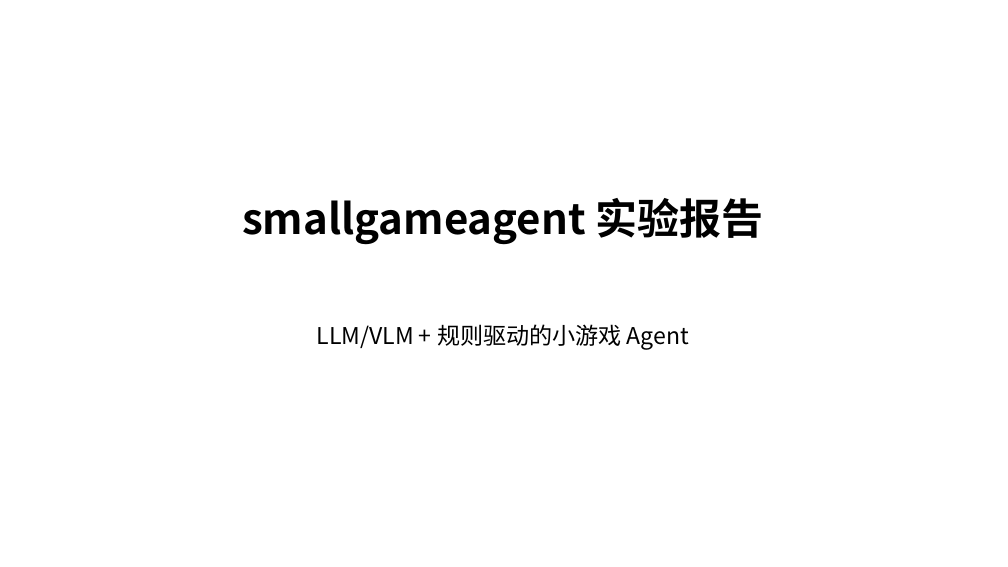
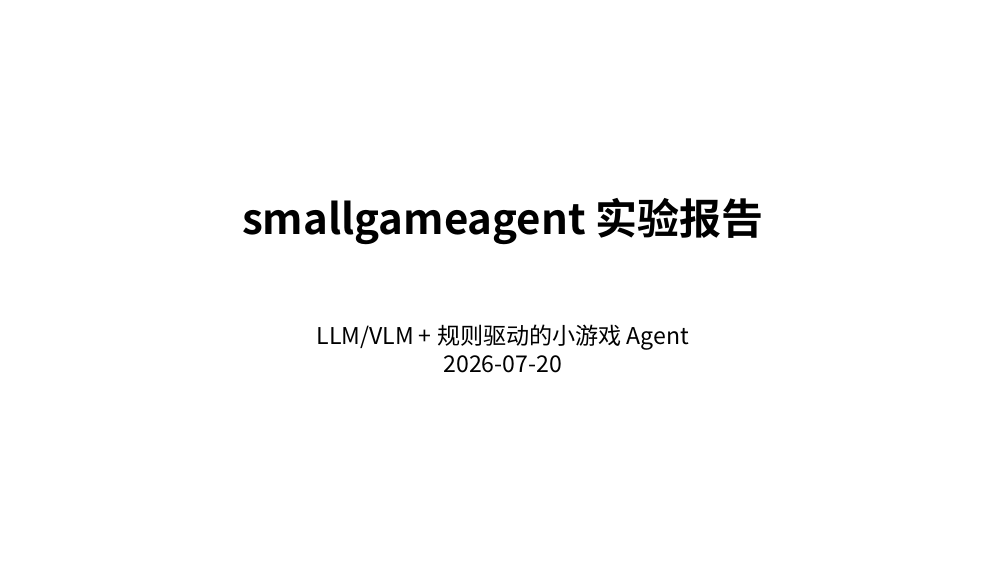
Before and after one commit to tzhazuma/smallgameagent, a slide deck: slide 1 of reports/smallgameagent_report.pptx. Drawn at 1008x567 pixels with LibreOffice and Linux fonts; fonts in the diff are those of the drawing. Boxes give left, top, right and bottom in pixels: in the first picture for what was removed or moved away, otherwise in the second. Text is boxed around its words. In the diff, an @@ line names an element or a change of style, - is before the commit and + after.

Commit message:
feat: rewrite PPT with accurate latest experiment results (visual-verified)
- Rewrote write_pptx() from hardcoded outdated content to accurate 11-slide presentation:
  1. Title + date
  2. One-page conclusions (multi-bus + memory readback = 0.300)
  3. Agent architecture (L0 rule + AgentBus + StrategyMemory + HierarchicalPlanner)
  4. Memory readback A/B table (0.150→0.300, wm_violations 3→0)
  5. Full game matrix table (108 runs, per-game per-mode composite)
  6. Game type classification (7A joystick + 15B tap-to-move, 8/15 B reach 0.300)
  7. Cloud API vs local VLM comparison table
  8. Key fixes (probe completion false-positive, rubric tap counting, generic fallback)
  9. L2 output contract fix + honest analysis (text-only API hallucinates coords)
  10. Training data table (24,496 samples = 15,083 + 9,413)
  11. Next steps (L2 v2 target-name approach, VLM for tap-only games, ssh5090 QLoRA)
- Visual inspection: all 11 slides verified via LibreOffice→PDF→PNG, content accurate, layout clean.
- PDF/PPT regenerated and copied to Windows Downloads.

```diff
--- a/reports/smallgameagent_report.pptx
+++ b/reports/smallgameagent_report.pptx
@@ text at [317, 324, 689, 373]: text changed @@
-LLM/VLM + 规则驱动的小游戏 Agent
+LLM/VLM + 规则驱动的小游戏 Agent
+2026-07-20
```
Also in this commit, not shown: 2 other slides changed, 8 slides added, 8 slides removed, 2 other files.
